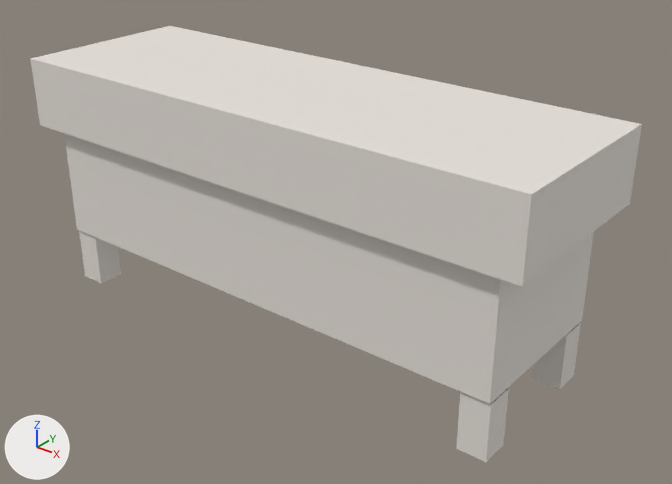
What one commit did to the glTF model art-ios/mov_banco_pe.glb.
The view is the same before and after, from a camera (50 mm lens) standing at (1.15, -1.335, 1.045) and looking at (0.069, 0.016, 0.207). The axes (+X, +Y, +Z) are drawn at lower left. The lights are the same throughout. The older version comes first. Vertices at exactly the same position are counted once.

In view in the first picture: 'MOV_Banco_Pe_v01'.
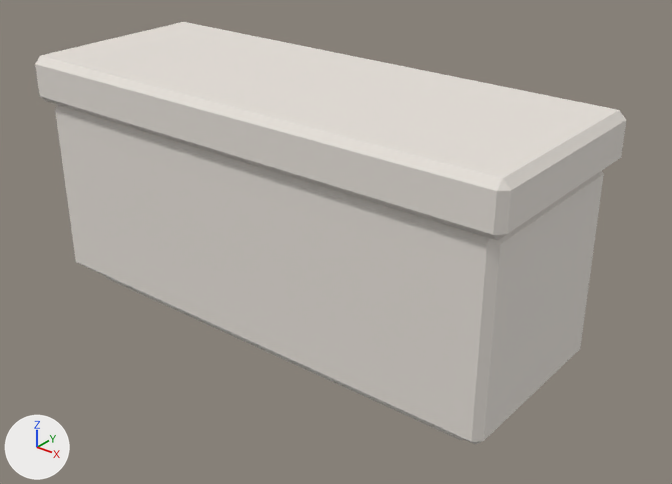
Changed parts and their boxes (x1, y1, x2, y2) in the pictures (672 x 484 px):
'MOV_Banco_Pe_v01', reshaped: before (31, 26, 642, 462); after (35, 22, 626, 445)
part 1 of me_mov_banco_pe_v01, rebuilt (16% shorter): before (31, 26, 642, 287); after (35, 22, 626, 241)
part 2 of me_mov_banco_pe_v01, rebuilt (25% taller): before (64, 133, 594, 404); after (55, 105, 604, 445)
part 3 of me_mov_banco_pe_v01, deleted: before (79, 230, 121, 283)
part 4 of me_mov_banco_pe_v01, deleted: before (456, 388, 509, 462)
part 5 of me_mov_banco_pe_v01, deleted: before (532, 323, 581, 389)

Patch to the scene script:
```diff
--- a/art-ios/mov_banco_pe.glb.py
+++ b/art-ios/mov_banco_pe.glb.py
@@ me_mov_banco_pe_v01 @@
 # used by ob_mov_banco_pe_v01; location = (0.0, 0.0, 0.0)
 # verts and faces of me_mov_banco_pe_v01; kept vertices keep their numbers, new ones are numbered from 48
 # before: 16 (-0.55, -0.17, 0.0) at pixel (85, 276), 17 (-0.55, -0.17, 0.12) at pixel (78, 230), 18 (-0.55, -0.11, 0.0), 19 (-0.55, -0.11, 0.12), 20 (-0.49, -0.17, 0.0) at pixel (101, 283)
 # before: 21 (-0.49, -0.17, 0.12) at pixel (95, 237), 22 (-0.49, -0.11, 0.0) at pixel (121, 274), 23 (-0.49, -0.11, 0.12)
 # before: 32 (0.49, -0.17, 0.0) at pixel (456, 448), 33 (0.49, -0.17, 0.12) at pixel (460, 392), 34 (0.49, -0.11, 0.0), 35 (0.49, -0.11, 0.12), 36 (0.55, -0.17, 0.0) at pixel (486, 462)
 # before: 37 (0.55, -0.17, 0.12) at pixel (491, 405), 38 (0.55, -0.11, 0.0) at pixel (503, 445), 39 (0.55, -0.11, 0.12) at pixel (508, 388)
 # before: 40 (0.49, 0.11, 0.0) at pixel (532, 378), 41 (0.49, 0.11, 0.12), 42 (0.49, 0.17, 0.0), 43 (0.49, 0.17, 0.12), 44 (0.55, 0.11, 0.0) at pixel (559, 389)
 # before: 45 (0.55, 0.11, 0.12) at pixel (566, 336), 46 (0.55, 0.17, 0.0) at pixel (573, 375), 47 (0.55, 0.17, 0.12) at pixel (580, 323)
-me_mov_banco_pe_v01.from_pydata(...)  # 48 vertices, 72 faces; spans x -0.6..0.6, y -0.2..0.2, z 0.0..0.525
+me_mov_banco_pe_v01.from_pydata(...)  # 72 vertices, 132 faces; spans x -0.57..0.57, y -0.22..0.22, z 0.0..0.54
+# me_mov_banco_pe_v01 part 1: the loose piece of 8 vertices spanning x -0.6..0.6, y -0.2..0.2, z 0.375..0.525 is rebuilt with 24 vertices and now spans x -0.57..0.57, y -0.22..0.22, z 0.44..0.54
+# me_mov_banco_pe_v01 part 2: the loose piece of 8 vertices spanning x -0.55..0.55, y -0.175..0.175, z 0.125..0.375 is rebuilt with 24 vertices and now spans x -0.55..0.55, y -0.2..0.2, z 0.04..0.44
+# me_mov_banco_pe_v01 part 3
+delete_vertices([*range(16, 24)])  # with the faces that use them
+# me_mov_banco_pe_v01 part 4
+delete_vertices([*range(32, 40)])  # with the faces that use them
+# me_mov_banco_pe_v01 part 5
+delete_vertices([*range(40, 48)])  # with the faces that use them
+# other edits to the shape of me_mov_banco_pe_v01 do not show in these pictures
 me_mov_banco_pe_v01.materials.append(mat_polyroom_pbr)
```
